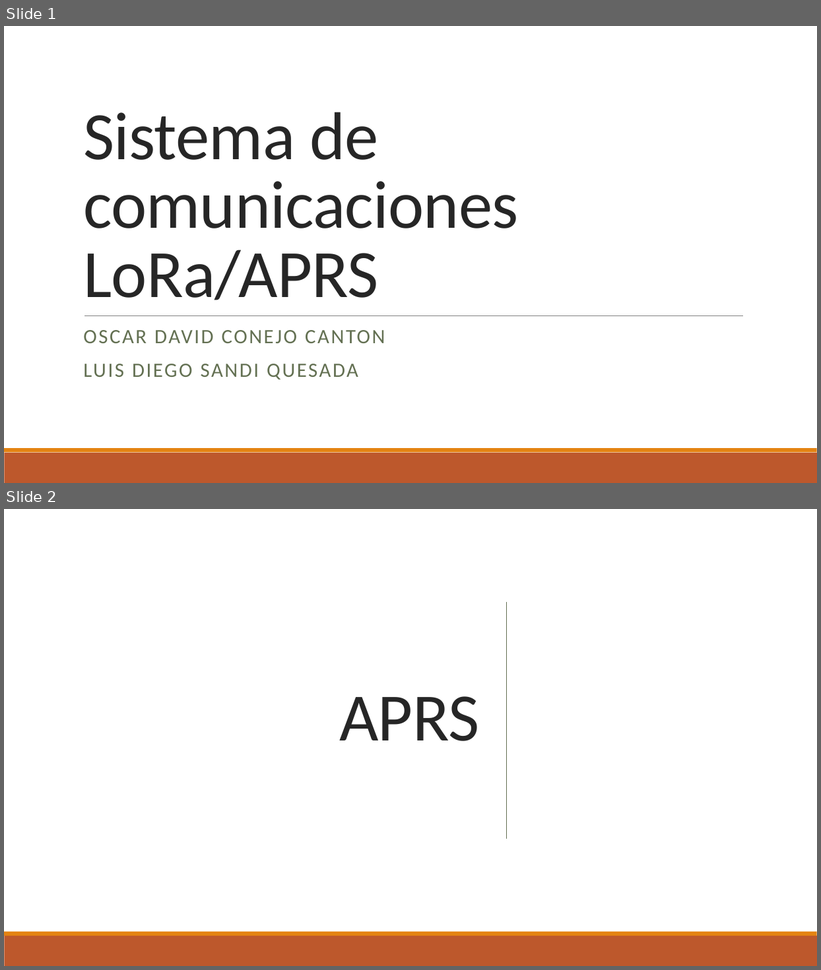
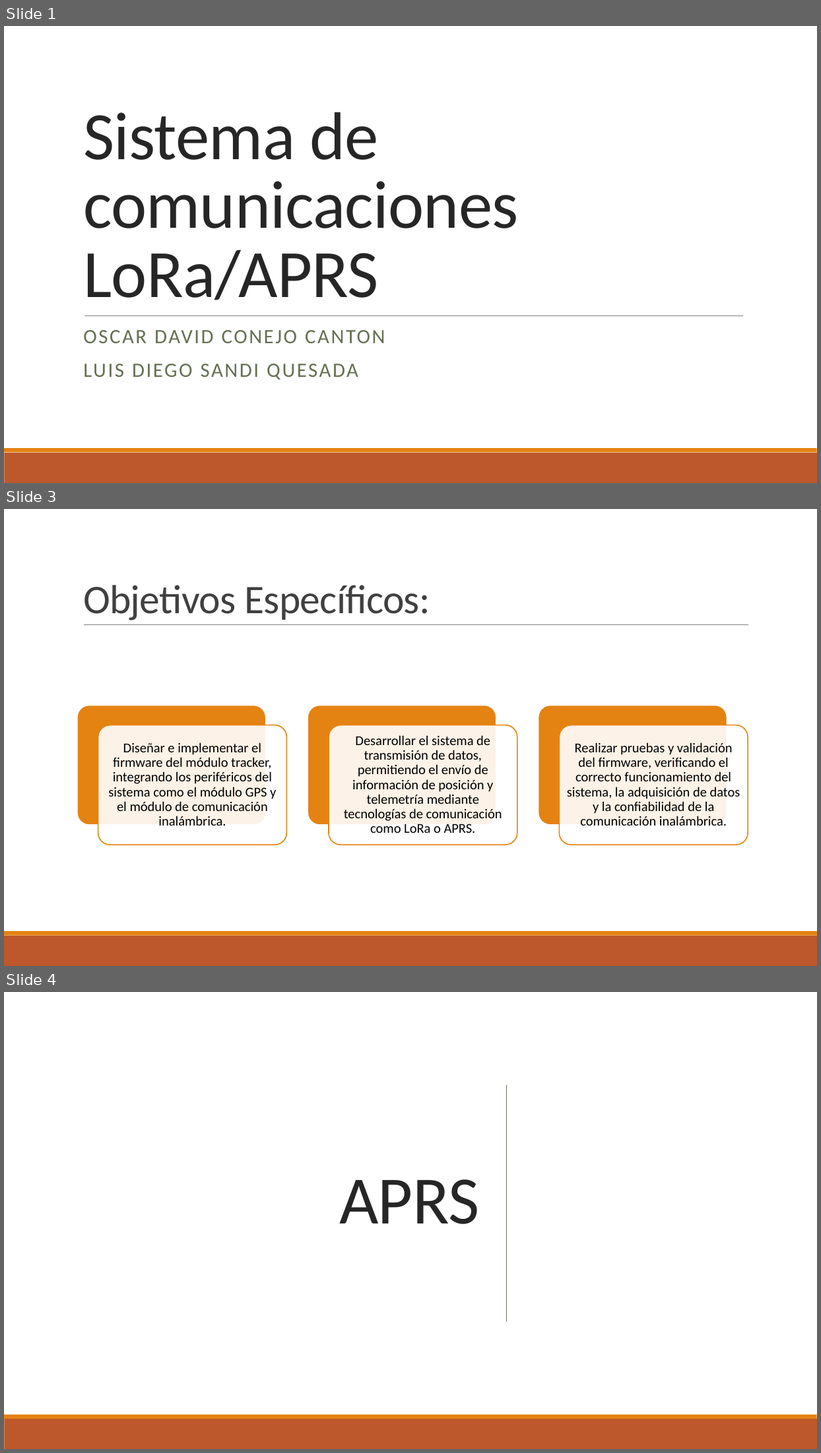
Before and after one commit to oscarconejoc/Taller_Integrador_Grupo6, a slide deck: Investigacion Inicial/Sistema de comunicaciones LoRa.pptx. Shown one above the other, each under a label of ours: slides 1 and 2 before the commit, slides 1, 3 and 4 after it; the slides between them are not shown. The pictures are 821x970 and 821x1453 pixels, drawn with LibreOffice and Linux fonts; fonts in the diff are those of the drawing. Boxes give left, top, right and bottom in pixels: in the first picture for what was removed or moved away, otherwise in the second. Text is boxed around its words. In the diff, an @@ line names an element or a change of style, - is before the commit and + after.

```diff
--- a/Investigacion Inicial/Sistema de comunicaciones LoRa.pptx
+++ b/Investigacion Inicial/Sistema de comunicaciones LoRa.pptx
@@ slide 3 added at bbox=[4, 509, 817, 966], background #FFFFFF; not listed: 2 template elements that a slide beside it also shows @@
@@ title added at bbox=[83, 585, 430, 621], 48 pt, text #404040 @@
+Objetivos Específicos:
@@ line added from (84, 625) to (748, 625), #808080 0.5 pt @@
@@ group added at bbox=[77, 706, 748, 845]: 6 rounded rectangles, 3 texts @@
+Diseñar e implementar el firmware del módulo tracker, integrando los periféricos del sistema como el módulo GPS y el módulo de comunicación inalámbrica.
+Desarrollar el sistema de transmisión de datos, permitiendo el envío de información de posición y telemetría mediante tecnologías de comunicación como LoRa o APRS.
+Realizar pruebas y validación del firmware, verificando el correcto funcionamiento del sistema, la adquisición de datos y la confiabilidad de la comunicación inalámbrica.
@@ what was slide 2 is now slide 4 @@
```
Also in this commit, not shown: 1 slide changed, 1 other slide added, 1 other file.
